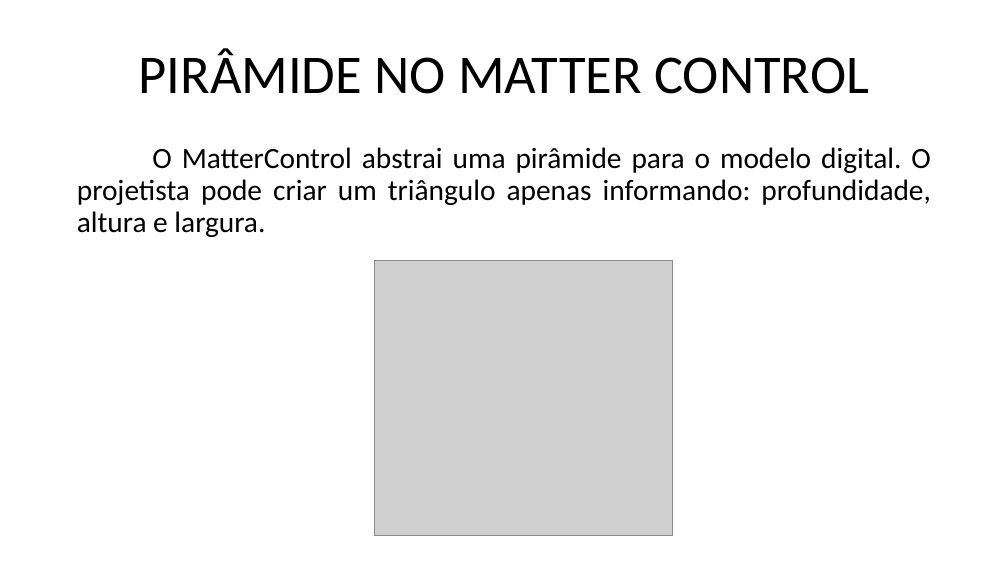
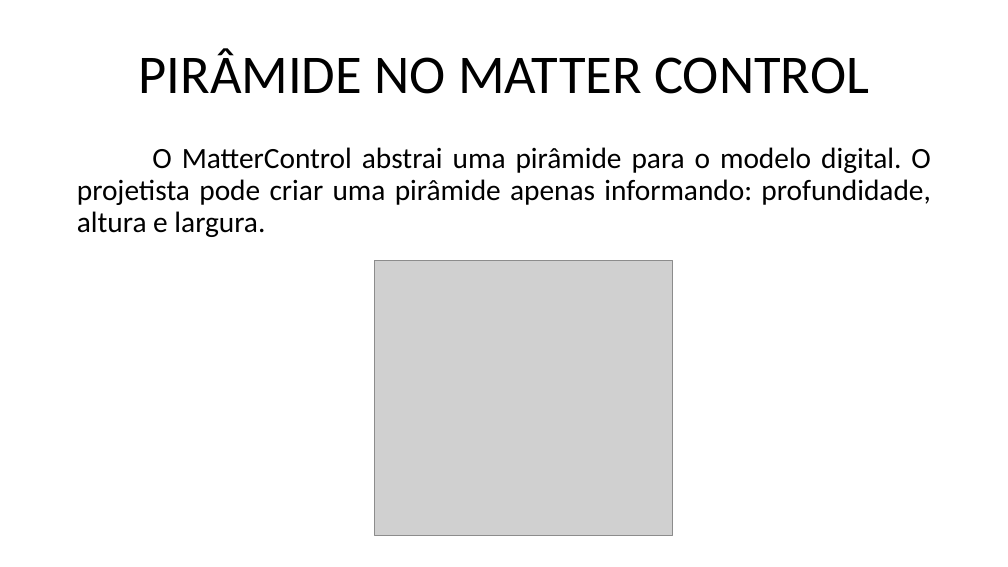
Before and after one commit to marcosdosea/ManualImpessora3D, a slide deck: slide 8 of Curso/Fundamentos de impressão 3D - Objetos.pptx (slide 10 before the commit). Drawn at 1008x567 pixels with LibreOffice and Linux fonts; fonts in the diff are those of the drawing; grey boxes stand for pictures. Boxes give left, top, right and bottom in pixels: in the first picture for what was removed or moved away, otherwise in the second. Text is boxed around its words. In the diff, an @@ line names an element or a change of style, - is before the commit and + after.

```diff
--- a/Curso/Fundamentos de impressão 3D - Objetos.pptx
+++ b/Curso/Fundamentos de impressão 3D - Objetos.pptx
@@ text at (77,147,930,237): text changed @@
-O MatterControl abstrai uma pirâmide para o modelo digital. O projetista pode criar um triângulo apenas informando: profundidade, altura e largura.
+O MatterControl abstrai uma pirâmide para o modelo digital. O projetista pode criar uma pirâmide apenas informando: profundidade, altura e largura.
```
Also in this commit, not shown: 4 other slides changed, 3 slides added, 2 slides removed, 2 other files.
